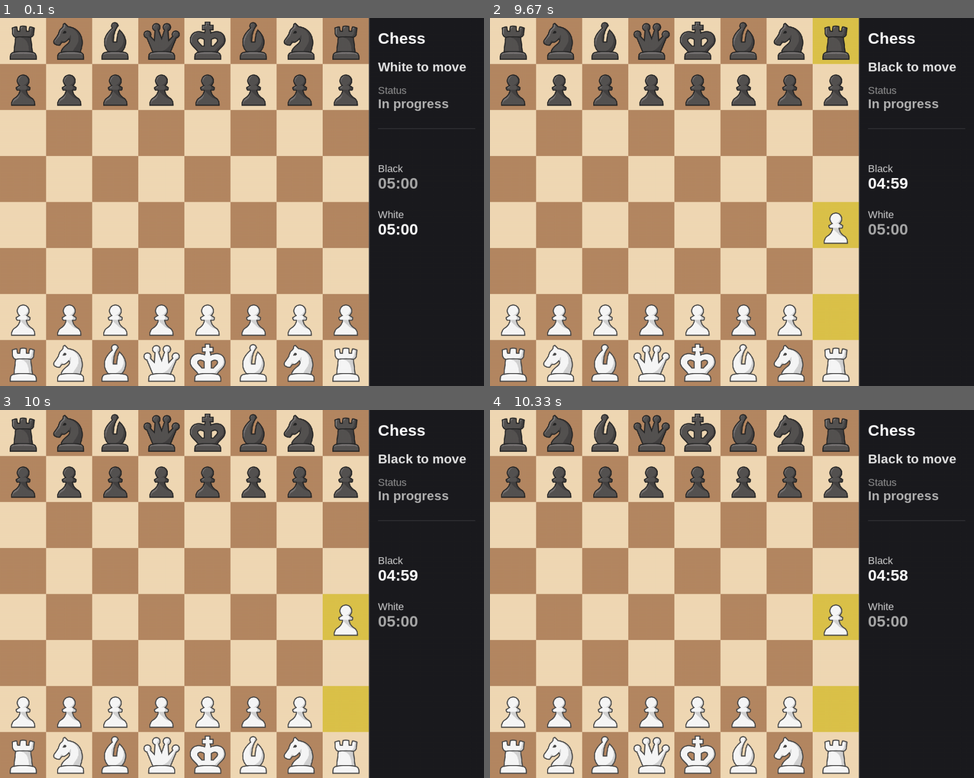
Above: before the commit, frames 1-4 (two rows, left to right).
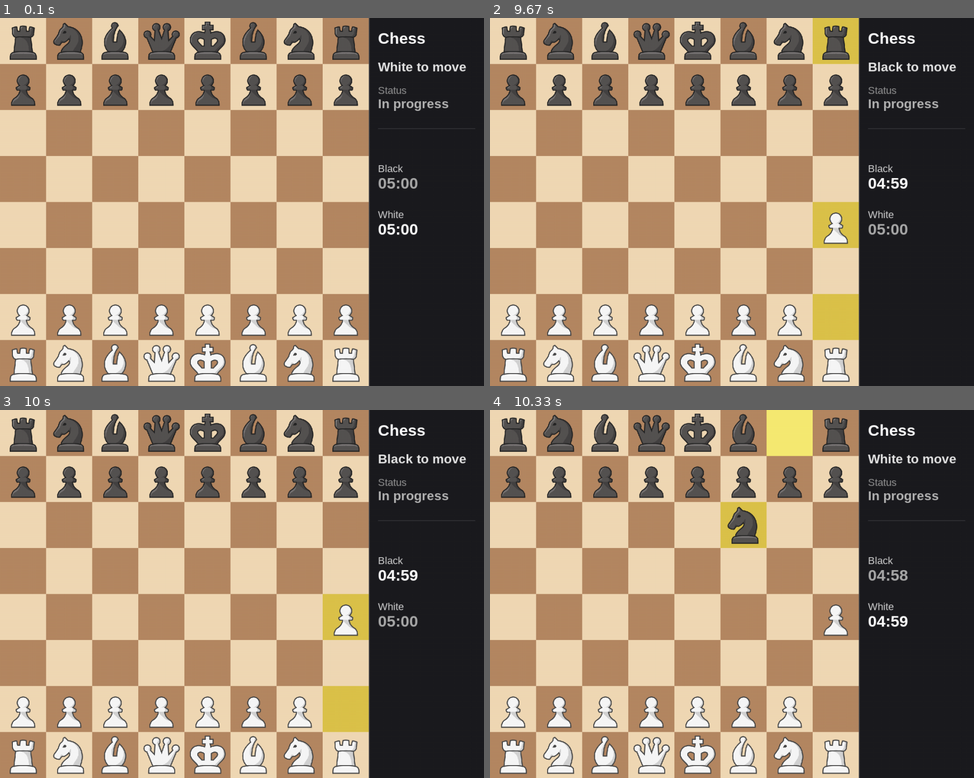
Above: after the commit, the same moments.

Repository: Spiderhex-vs/Pygame-Chess
Game: pygame game, started from main.py
Two runs of this game, one before a commit and one after it. Both use one fixed random seed, a clock stepped at 60 frames per second and the inputs below.
Inputs (mouse positions are in pixels of both pictures, inside the frame that each line leads up to):
- Up to frame 1 (0.1 s): no input
- Up to frame 2 (9.67 s): click (911, 330) at 1.88 s; click (615, 128) at 2.22 s; click (915, 341) at 2.55 s; click (664, 124) at 2.88 s; click (901, 297) at 3.22 s; click (572, 238) at 3.55 s; click (659, 308) at 5.05 s; click (625, 135) at 5.38 s; click (761, 305) at 6.05 s; click (819, 323) at 6.38 s; click (562, 330) at 6.72 s; click (611, 264) at 7.05 s; click (678, 312) at 7.88 s; click (799, 224) at 8.22 s; click (664, 341) at 8.55 s; click (819, 312) at 8.88 s; click (867, 220) at 9.22 s; click "Chess" at 9.55 s
- Up to frame 3 (10 s): click (329, 616) at 9.88 s
- Up to frame 4 (10.33 s): click (775, 711) at 10.22 s

Frames 1-3 are identical in both runs. In frame 4, 4.9% of the frame differs, in the area x 47-87%, y 0-88%.

Commit message:
Engine optimization

Diff:
--- a/engine.py
+++ b/engine.py
@@ -108,7 +108,7 @@
 
     return score
 
-def evaluate_move(board, move):
+def score_move(board, move):
     if board.is_capture(move):
         victim = board.piece_type_at(move.to_square)
         attacker = board.piece_type_at(move.from_square)
@@ -119,16 +119,52 @@
         return PIECE_VALUES[victim] - PIECE_VALUES[attacker]
     return 0
 
-def min_max_move_with_alpha_beta(board, alpha=MIN, beta=MAX, depth=3):
+def evaluate_move(board, move):
+    attacker_type = board.piece_type_at(move.from_square)
+    if attacker_type is None:
+        return 0
+
+    piece = board.piece_at(move.from_square)
+    color = piece.color
+    table = PIECE_SQUARE_TABLES[attacker_type]
+
+    if color == chess.WHITE:
+        before = table[move.from_square]
+        after = table[move.to_square]
+        sign = 1
+    else:
+        before = table[chess.square_mirror(move.from_square)]
+        after = table[chess.square_mirror(move.to_square)]
+        sign = -1
+
+    delta = after - before
+
+    if board.is_capture(move):
+        victim_type = board.piece_type_at(move.to_square)
+
+        if victim_type is None:
+            victim_value = PIECE_VALUES[chess.PAWN]  # en passant
+        else:
+            victim_value = PIECE_VALUES[victim_type]
+
+        delta += victim_value
+
+    return sign * delta
+
+def min_max_move_with_alpha_beta(board, evaluation, alpha=MIN, beta=MAX, depth=3):
     if depth == 0 or board.is_game_over():
-        return evaluate_board(board)
+        return evaluation
+
     moves = list(board.legal_moves)
-    moves.sort(key=lambda m: evaluate_move(board, m), reverse=True)
+    moves.sort(key=lambda m: score_move(board, m), reverse=True)
+
     if board.turn:
         best_score = MIN
+
         for move in moves:
+            delta = evaluate_move(board, move)
             board.push(move)
-            best_score = max(best_score, min_max_move_with_alpha_beta(board, alpha, beta, depth-1))
+            best_score = max(best_score, min_max_move_with_alpha_beta(board, evaluation + delta, alpha, beta, depth-1))
             alpha = max(best_score, alpha)
             board.pop()
             if beta <= alpha:
@@ -138,8 +174,9 @@
     else:
         best_score = MAX
         for move in moves:
+            delta = evaluate_move(board, move)
             board.push(move)
-            best_score = min(best_score, min_max_move_with_alpha_beta(board, alpha, beta, depth-1))
+            best_score = min(best_score, min_max_move_with_alpha_beta(board, evaluation + delta, alpha, beta, depth-1))
             beta = min(best_score, beta)
             board.pop()
             if beta <= alpha:
@@ -155,9 +192,12 @@
     best_move = []
     moves = list(board.legal_moves)
     moves.sort(key=lambda m: board.is_capture(m), reverse=True)
+
+    current_eval = evaluate_board(board)
     for move in moves:
+        delta = evaluate_move(board, move)
         board.push(move)
-        score = min_max_move_with_alpha_beta(board)
+        score = min_max_move_with_alpha_beta(board, current_eval + delta)
         board.pop()
         if board.turn:
             if score > best_score:
@@ -173,3 +213,6 @@
                 best_move.append(move)
 
     return random.choice(best_move)
+
+BOARD = chess.Board()
+BOARD.push(chess.Move.from_uci("e2e4"))
